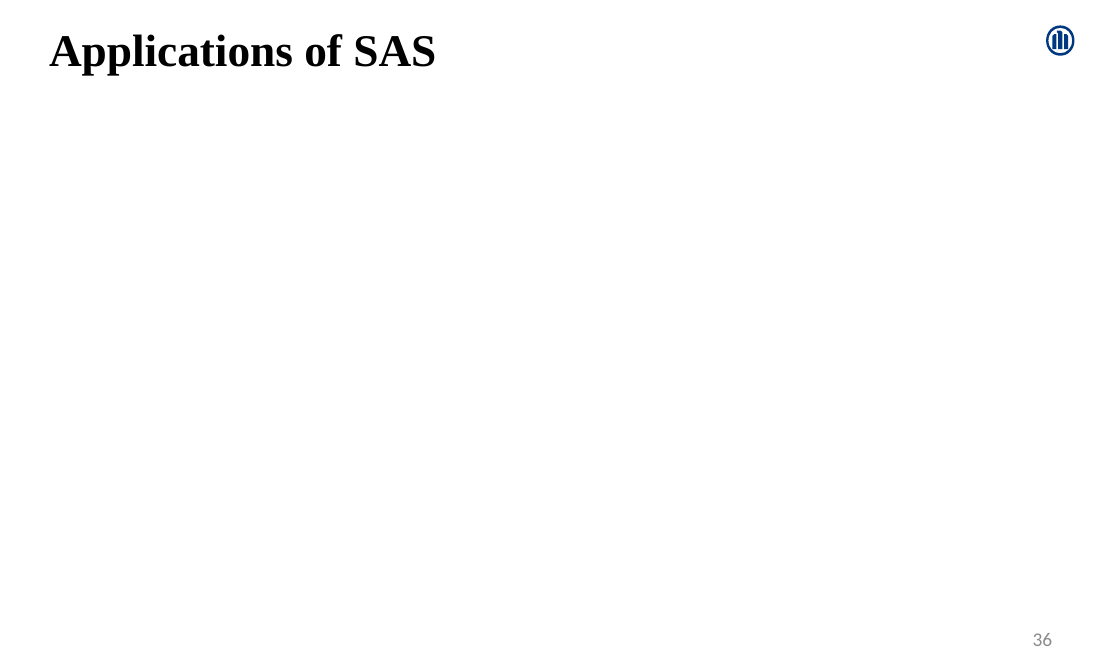
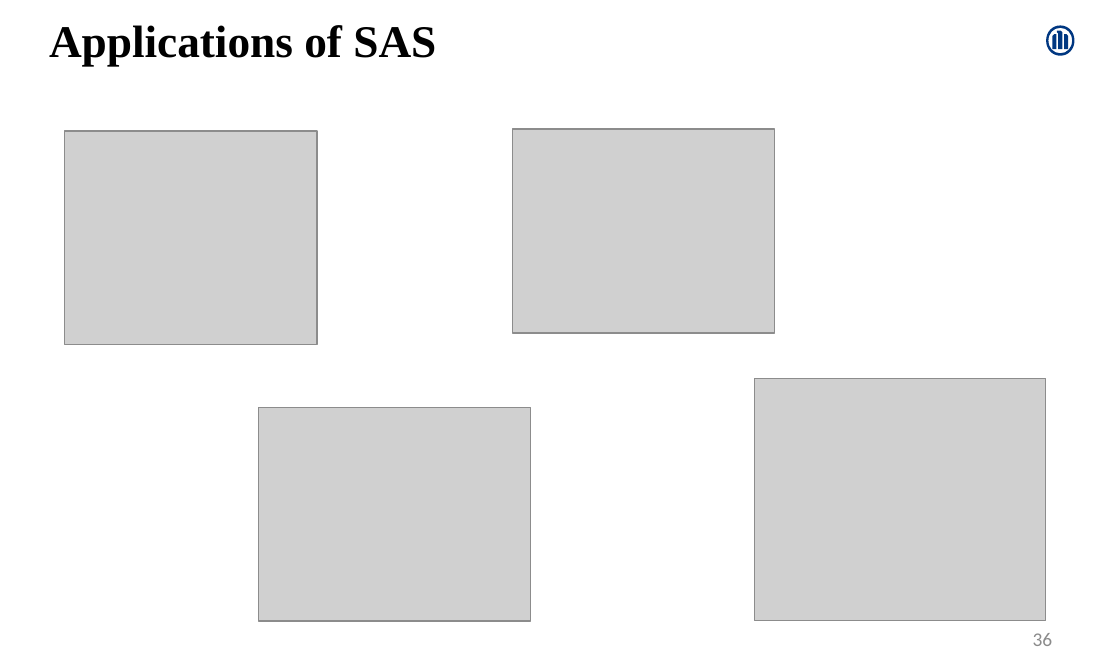
Before and after one commit to Amrutha-Mohan/UpdatedProjects, a slide deck: slide 36 of AmruthaMohan.pptx. Drawn at 1120x670 pixels with LibreOffice and Linux fonts; fonts in the diff are those of the drawing; grey boxes stand for pictures; background and template pictures are left out. Boxes give left, top, right and bottom in pixels: in the first picture for what was removed or moved away, otherwise in the second. Text is boxed around its words. In the diff, an @@ line names an element or a change of style, - is before the commit and + after.

```diff
--- a/AmruthaMohan.pptx
+++ b/AmruthaMohan.pptx
@@ text "Applications of SAS": place and size @@
-text "Applications of SAS" at (49,34,436,75)
+text "Applications of SAS" at (49,25,436,66)
@@ picture added at (64,131,317,344) @@
@@ picture added at (512,129,774,333) @@
@@ picture added at (754,378,1045,620) @@
@@ picture added at (259,407,530,620) @@
```
Also in this commit, not shown: 2 other slides changed.
